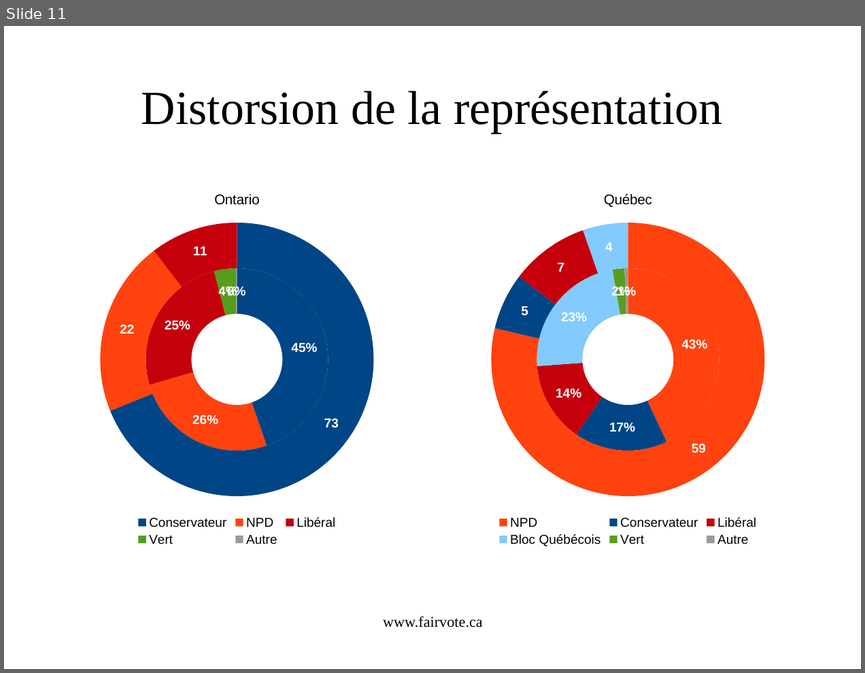
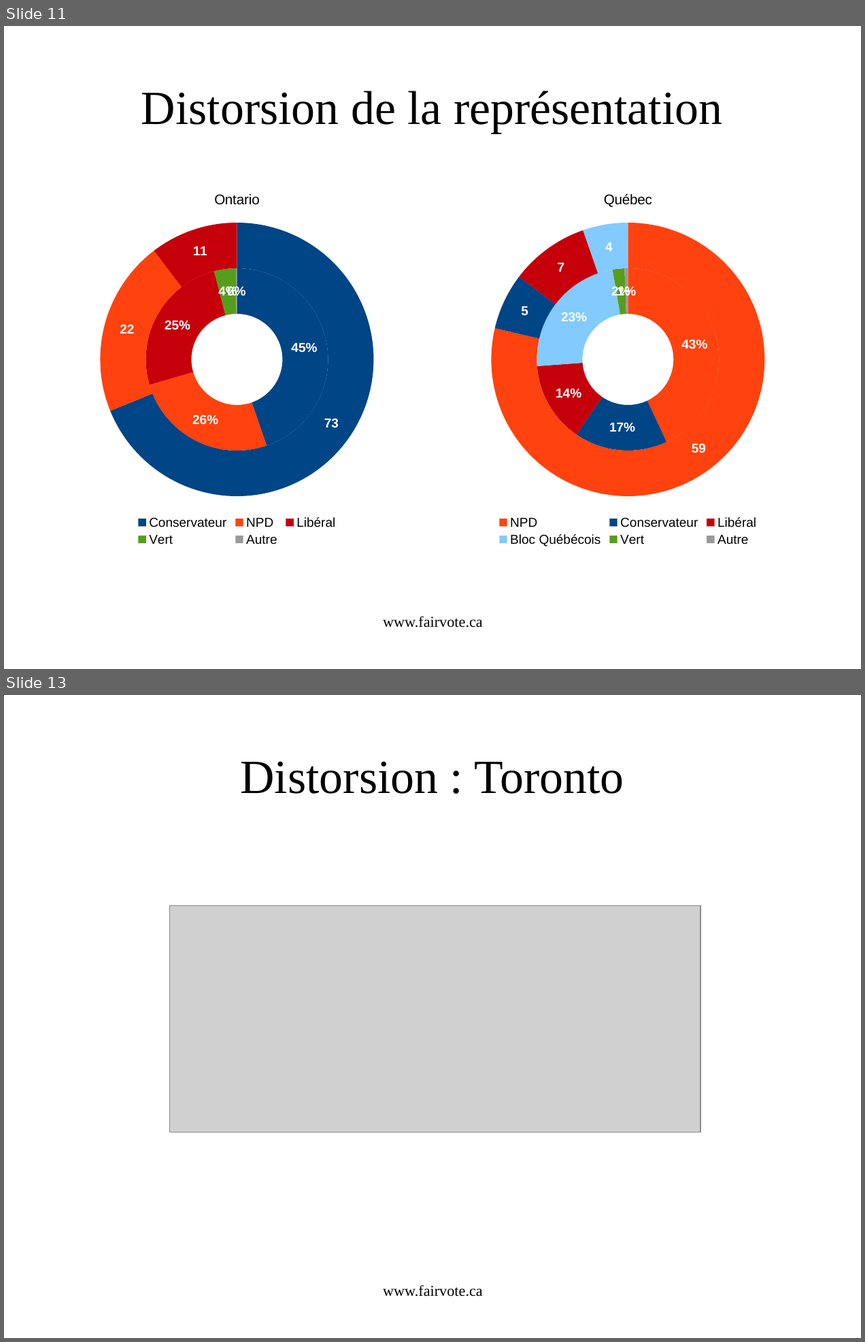
Before and after one commit to cyclingzealot/fvc_presentation, a slide deck: systèmesÉlectoraux.odp. Shown one above the other, each under a label of ours: slide 11 before the commit, slides 11 and 13 after it; the slides between them are not shown. The pictures are 865x673 and 865x1342 pixels, drawn with LibreOffice and Linux fonts; fonts in the diff are those of the drawing; grey boxes stand for pictures. Boxes give left, top, right and bottom in pixels: in the first picture for what was removed or moved away, otherwise in the second. Text is boxed around its words. In the diff, an @@ line names an element or a change of style, - is before the commit and + after.

```diff
--- a/systèmesÉlectoraux.odp
+++ b/systèmesÉlectoraux.odp
@@ slide 13 added at [4, 695, 861, 1338], background #FFFFFF @@
@@ title added at [241, 761, 623, 794], 44 pt, text #000000 @@
+Distorsion : Toronto
@@ picture added at [170, 906, 700, 1133] @@
@@ text added at [383, 1285, 483, 1296], 14 pt, text #000000 @@
+www.fairvote.ca
```
Also in this commit, not shown: 2 slides changed, 7 other slides added, 2 other files.
